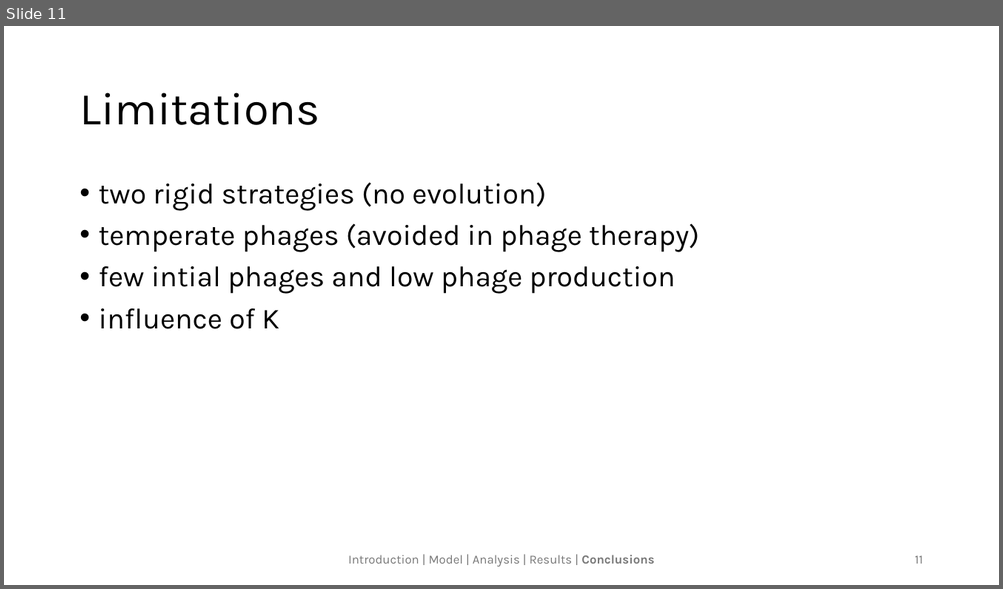
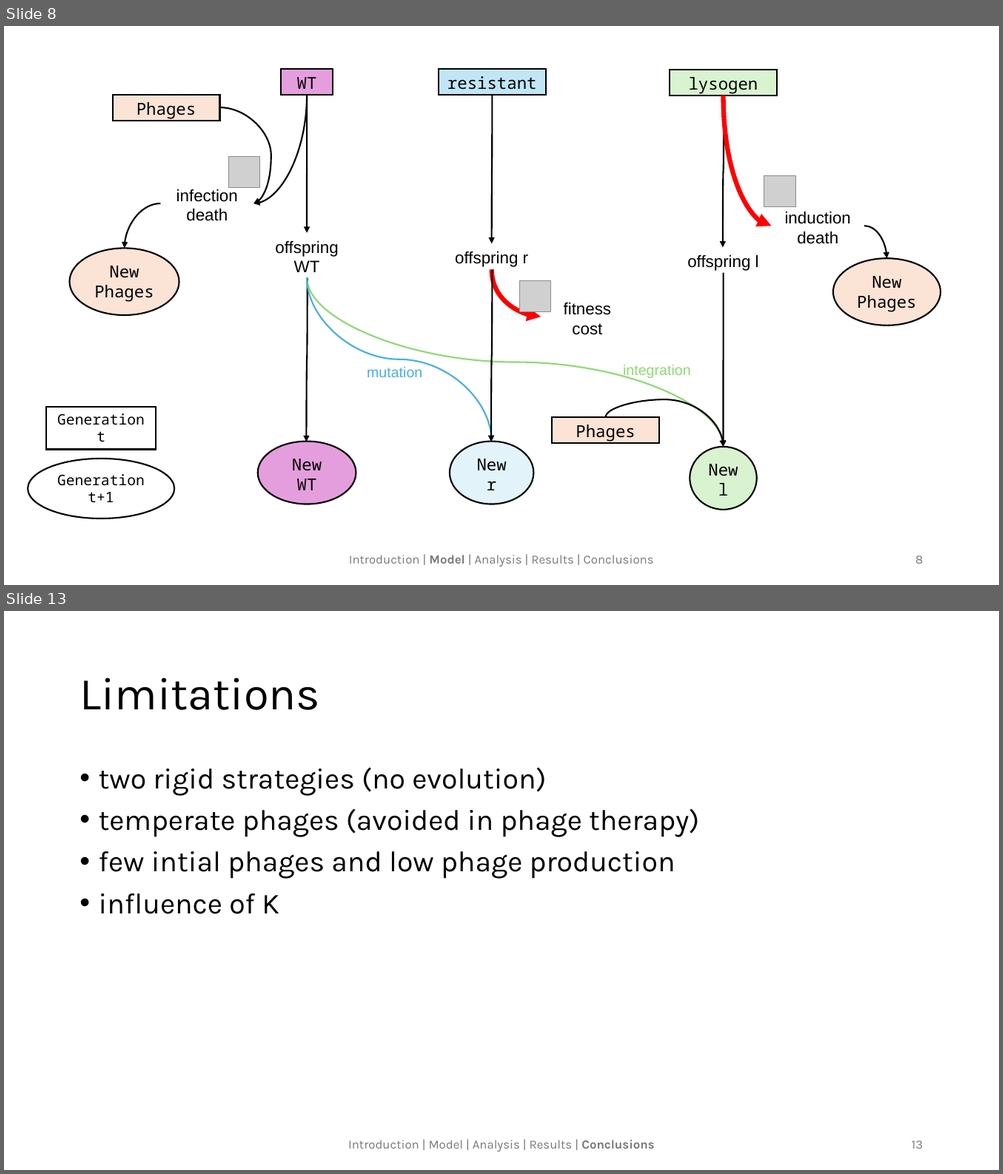
Before and after one commit to langemk/THEE-Coevolution-HGT, a slide deck: presentations/phages_final.pptx. Shown one above the other, each under a label of ours: slide 11 before the commit, slides 8 and 13 after it; the slides between them are not shown. The pictures are 1003x589 and 1003x1174 pixels, drawn with LibreOffice and Linux fonts; fonts in the diff are those of the drawing; grey boxes stand for pictures. Boxes give left, top, right and bottom in pixels: in the first picture for what was removed or moved away, otherwise in the second. Text is boxed around its words. In the diff, an @@ line names an element or a change of style, - is before the commit and + after.

```diff
--- a/presentations/phages_final.pptx
+++ b/presentations/phages_final.pptx
@@ slide 8 added at (4, 26, 999, 585), background #FFFFFF @@
@@ group added at (28, 68, 940, 518): 15 curved arrows, 8 texts, 6 ellipses, 6 rectangles, 3 pictures @@
+New Phages
+WT
+resistant
+lysogen
+offspring WT
+New l
+New WT
+New r
+offspring l
+offspring r
+New Phages
+fitness cost
+induction
+death
+infection death
+mutation
+integration
+Phages
+Phages
+Generation t
+Generation t+1
@@ text added at (349, 555, 654, 567), 12 pt, text #797979 @@
+Introduction | Model | Analysis | Results | Conclusions
@@ page number added at (915, 556, 922, 564), 12 pt, text #797979 @@
+8
@@ what was slide 11 is now slide 13 @@
@@ page number at (911, 1141, 922, 1149): text changed @@
-11
+13
```
Also in this commit, not shown: 4 slides changed, 1 other slide added, 4 other files.
